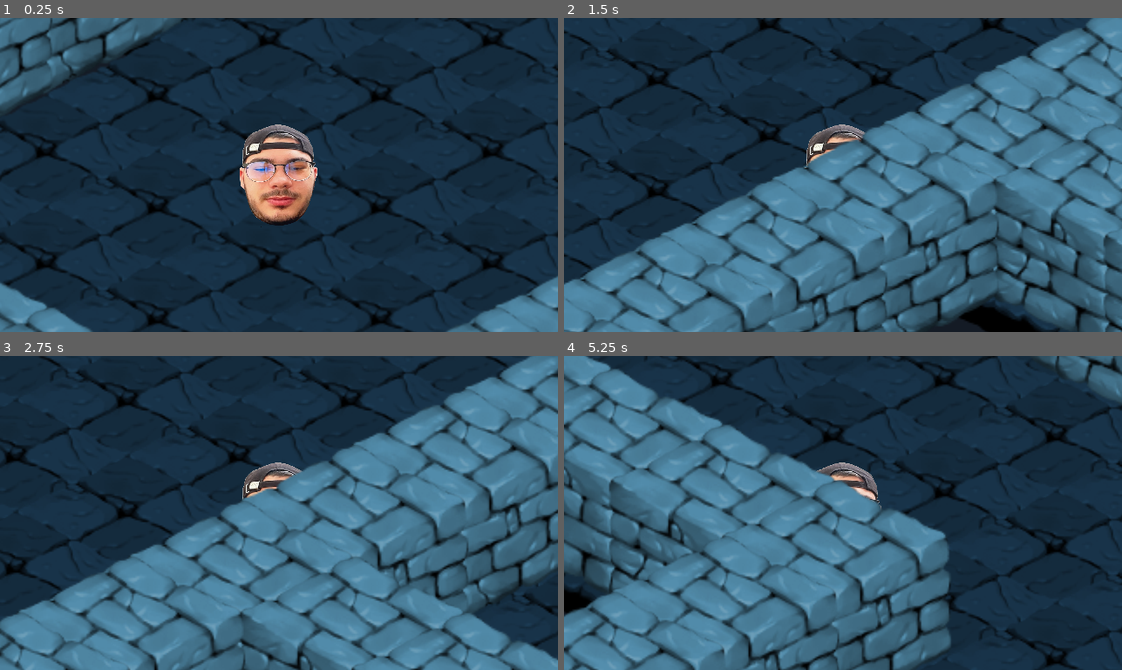
Above: before the commit, frames 1-4 (two rows, left to right).
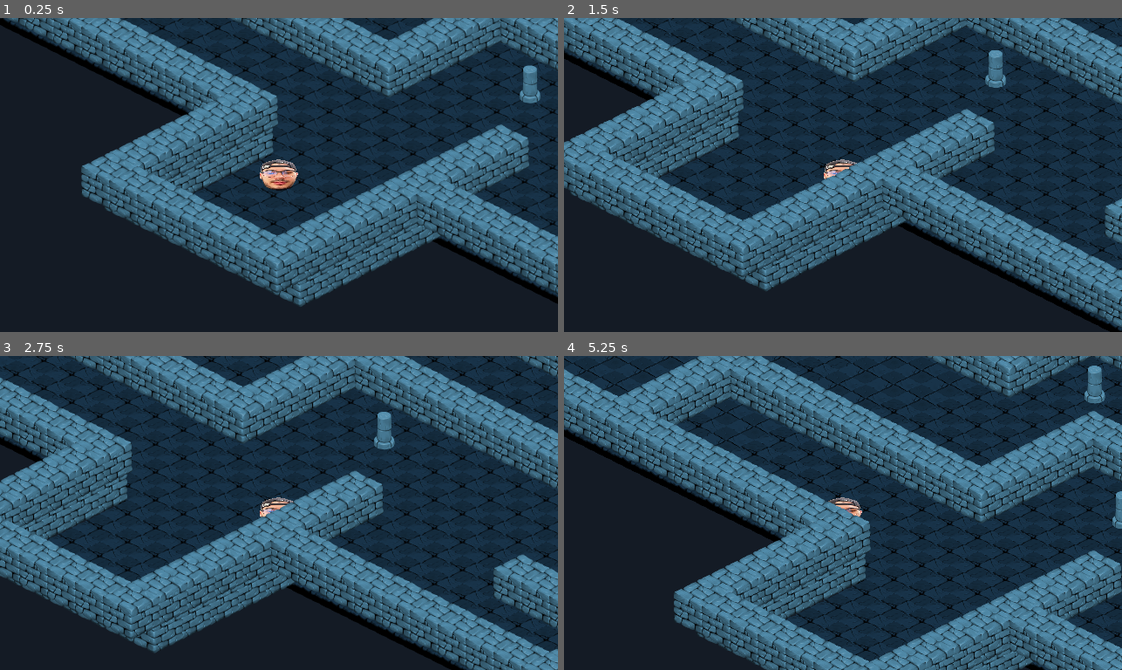
Above: after the commit, the same moments.

Repository: Danny12156/Proiect-PCLP
Game: Godot game, scene res://dungeon.tscn
Two runs of this game, one before a commit and one after it. Both use one fixed random seed, a clock stepped at 60 frames per second and the inputs below.
Inputs:
- Up to frame 1 (0.25 s): no input
- Up to frame 2 (1.5 s): tap Enter at 0.5 s; hold Right (move_right) 0.53-1.28 s; hold Down (move_down) from 1.28 s (still down)
- Up to frame 3 (2.75 s): release Down (move_down) at 2.03 s; hold Right (move_right) from 2.03 s (still down)
- Up to frame 4 (5.25 s): release Right (move_right) at 2.78 s; hold Up (move_up) 2.78-3.53 s; hold Left (move_left) 3.53-5.03 s; hold Down (move_down) from 5.03 s (still down)

The runs differ from the first frame. In frame 1, 61% of the frame differs, in the area x 0-100%, y 0-100%; in frame 2, 72%; in frame 3, 68%; in frame 4, 67%.

Commit message:
Main menu terminat

Diff:
--- a/Proiect PCLP/MainMenu.gd
+++ /dev/null
@@ -1 +0,0 @@
-extends MarginContainer
--- a/Proiect PCLP/MainMenu.tscn
+++ /dev/null
@@ -1,89 +0,0 @@
-[gd_scene load_steps=6 format=2]
-
-[ext_resource path="res://Roboto-Bold.ttf" type="DynamicFontData" id=1]
-[ext_resource path="res://MainMenu.gd" type="Script" id=2]
-[ext_resource path="res://new_dynamicfont.tres" type="DynamicFont" id=3]
-
-[sub_resource type="DynamicFont" id=1]
-size = 1024
-font_data = ExtResource( 1 )
-
-[sub_resource type="DynamicFont" id=2]
-size = 1024
-font_data = ExtResource( 1 )
-
-[node name="MainMenu" type="MarginContainer"]
-anchor_right = 1.0
-anchor_bottom = 1.0
-margin_left = -32477.0
-margin_top = -9600.0
-margin_right = 6942.0
-margin_bottom = 15840.0
-script = ExtResource( 2 )
-
-[node name="ColorRect" type="ColorRect" parent="."]
-margin_right = 39739.0
-margin_bottom = 25620.0
-color = Color( 0.462745, 0.466667, 0.909804, 1 )
-
-[node name="CenterContainer" type="CenterContainer" parent="."]
-margin_right = 39739.0
-margin_bottom = 25620.0
-
-[node name="VBoxContainer" type="VBoxContainer" parent="CenterContainer"]
-margin_left = 17311.0
-margin_top = 9803.0
-margin_right = 22428.0
-margin_bottom = 15817.0
-
-[node name="CenterContainer" type="CenterContainer" parent="CenterContainer/VBoxContainer"]
-margin_right = 5117.0
-margin_bottom = 2403.0
-
-[node name="Label" type="Label" parent="CenterContainer/VBoxContainer/CenterContainer"]
-margin_right = 5117.0
-margin_bottom = 2403.0
-custom_fonts/font = ExtResource( 3 )
-text = "Titlu de joc
-"
-
-[node name="CenterContainer2" type="CenterContainer" parent="CenterContainer/VBoxContainer"]
-margin_top = 2407.0
-margin_right = 5117.0
-margin_bottom = 6014.0
-
-[node name="VBoxContainer" type="VBoxContainer" parent="CenterContainer/VBoxContainer/CenterContainer2"]
-margin_left = 938.0
-margin_right = 4179.0
-margin_bottom = 3607.0
-
-[node name="CenterContainer3" type="CenterContainer" parent="CenterContainer/VBoxContainer/CenterContainer2/VBoxContainer"]
-margin_right = 3241.0
-margin_bottom = 1200.0
-
-[node name="HBoxContainer" type="HBoxContainer" parent="CenterContainer/VBoxContainer/CenterContainer2/VBoxContainer/CenterContainer3"]
-margin_right = 3241.0
-margin_bottom = 1200.0
-
-[node name="OptionName" type="Label" parent="CenterContainer/VBoxContainer/CenterContainer2/VBoxContainer/CenterContainer3/HBoxContainer"]
-margin_right = 3241.0
-margin_bottom = 1200.0
-custom_fonts/font = SubResource( 1 )
-text = "START"
-
-[node name="CenterContainer2" type="CenterContainer" parent="CenterContainer/VBoxContainer/CenterContainer2/VBoxContainer"]
-margin_top = 1204.0
-margin_right = 3241.0
-margin_bottom = 3607.0
-
-[node name="HBoxContainer" type="HBoxContainer" parent="CenterContainer/VBoxContainer/CenterContainer2/VBoxContainer/CenterContainer2"]
-margin_left = 463.0
-margin_right = 2777.0
-margin_bottom = 2403.0
-
-[node name="OptionName" type="Label" parent="CenterContainer/VBoxContainer/CenterContainer2/VBoxContainer/CenterContainer2/HBoxContainer"]
-margin_right = 2314.0
-margin_bottom = 2403.0
-custom_fonts/font = SubResource( 2 )
-text = "QUIT
-"
--- /dev/null
+++ b/Proiect PCLP/Menu.gd
@@ -0,0 +1,30 @@
+extends Control
+
+
+# Declare member variables here. Examples:
+# var a = 2
+# var b = "text"
+
+
+# Called when the node enters the scene tree for the first time.
+func _ready():
+	pass # Replace with function body.
+	$VBoxContainer/StartButton.grab_focus()
+
+
+# Called every frame. 'delta' is the elapsed time since the previous frame.
+#func _process(delta):
+#	pass
+
+
+func _on_StartButton_pressed():
+	get_tree().change_scene("res://dungeon.tscn")
+
+
+func _on_OptionsButton_pressed():
+	var options = load ("res://Menu.gd").instance()
+	get_tree().current_scene.add_child(options)
+
+
+func _on_QuitButton_pressed():
+	get_tree().quit()
--- /dev/null
+++ b/Proiect PCLP/Menu.tscn
@@ -0,0 +1,59 @@
+[gd_scene load_steps=8 format=2]
+
+[ext_resource path="res://Menu.gd" type="Script" id=1]
+[ext_resource path="res://Roboto-Bold.ttf" type="DynamicFontData" id=2]
+
+[sub_resource type="Theme" id=4]
+
+[sub_resource type="Theme" id=5]
+
+[sub_resource type="DynamicFont" id=1]
+size = 20
+outline_color = Color( 0.619608, 0.192157, 0.192157, 1 )
+font_data = ExtResource( 2 )
+
+[sub_resource type="Theme" id=2]
+
+[sub_resource type="DynamicFont" id=3]
+size = 20
+outline_color = Color( 0.454902, 0.133333, 0.133333, 1 )
+font_data = ExtResource( 2 )
+
+[node name="Menu" type="Control"]
+anchor_left = 0.5
+anchor_right = 0.5
+anchor_bottom = 1.0
+focus_neighbour_top = NodePath("VBoxContainer/QuitButton")
+theme = SubResource( 4 )
+script = ExtResource( 1 )
+
+[node name="VBoxContainer" type="VBoxContainer" parent="."]
+anchor_left = 0.5
+anchor_top = 0.5
+anchor_right = 0.5
+anchor_bottom = 0.5
+margin_left = -37.0
+margin_top = -32.0
+margin_right = 37.0
+margin_bottom = 32.0
+
+[node name="StartButton" type="Button" parent="VBoxContainer"]
+margin_right = 74.0
+margin_bottom = 30.0
+focus_neighbour_top = NodePath("../QuitButton")
+theme = SubResource( 5 )
+custom_colors/font_color_disabled = Color( 0.780392, 0.0980392, 0.0980392, 1 )
+custom_fonts/font = SubResource( 1 )
+text = "START"
+
+[node name="QuitButton" type="Button" parent="VBoxContainer"]
+margin_top = 34.0
+margin_right = 74.0
+margin_bottom = 64.0
+focus_neighbour_bottom = NodePath("../StartButton")
+theme = SubResource( 2 )
+custom_fonts/font = SubResource( 3 )
+text = "QUIT"
+
+[connection signal="pressed" from="VBoxContainer/StartButton" to="." method="_on_StartButton_pressed"]
+[connection signal="pressed" from="VBoxContainer/QuitButton" to="." method="_on_QuitButton_pressed"]
--- a/Proiect PCLP/dungeon.tscn
+++ b/Proiect PCLP/dungeon.tscn
@@ -16,7 +16,7 @@
 tile_data = PoolIntArray( -3932130, 0, 0, -3932129, 0, 0, -3932128, 0, 0, -3932127, 0, 0, -3932126, 0, 0, -3866594, 0,  …(56570 unchanged characters)…
 
 [node name="Walls" type="TileMap" parent="."]
-position = Vector2( 4, -3 )
+position = Vector2( -53, -32 )
 mode = 1
 tile_set = ExtResource( 1 )
 cell_size = Vector2( 128, 64 )
@@ -24,7 +24,8 @@
 cell_y_sort = true
 centered_textures = true
 format = 1
-tile_data = PoolIntArray( -3997667, 2, 0, -3997666, 2, 0, -3 …(4905 unchanged characters)… , 0, -2490307, 2, 0, -2490306, 2, 0, -2424829, 2, 0, -2424827, 3, 0, -2424815, 2 …(9403 unchanged characters)…
+tile_data = PoolIntArray( -3997667, 2, 0, -3997666, 2, 0, -3 …(4905 unchanged characters)… , 0, -2490307, 2, 0, -2490306, 2, 0, -2490301, 0, 0, -2424829, 2, 0, -2424827, 3, 0, -2424815, 2 …(9403 unchanged characters)…
 
 [node name="Troll" parent="Walls" instance=ExtResource( 2 )]
 position = Vector2( 1731, 1169 )
+scale = Vector2( 1.97319, 1.22102 )
--- a/Proiect PCLP/troll.tscn
+++ b/Proiect PCLP/troll.tscn
@@ -18,3 +18,4 @@
 
 [node name="Camera2D" type="Camera2D" parent="."]
 current = true
+zoom = Vector2( 4, 4 )
Not shown, added: Proiect PCLP/.mono/metadata/ide_messaging_meta.txt
